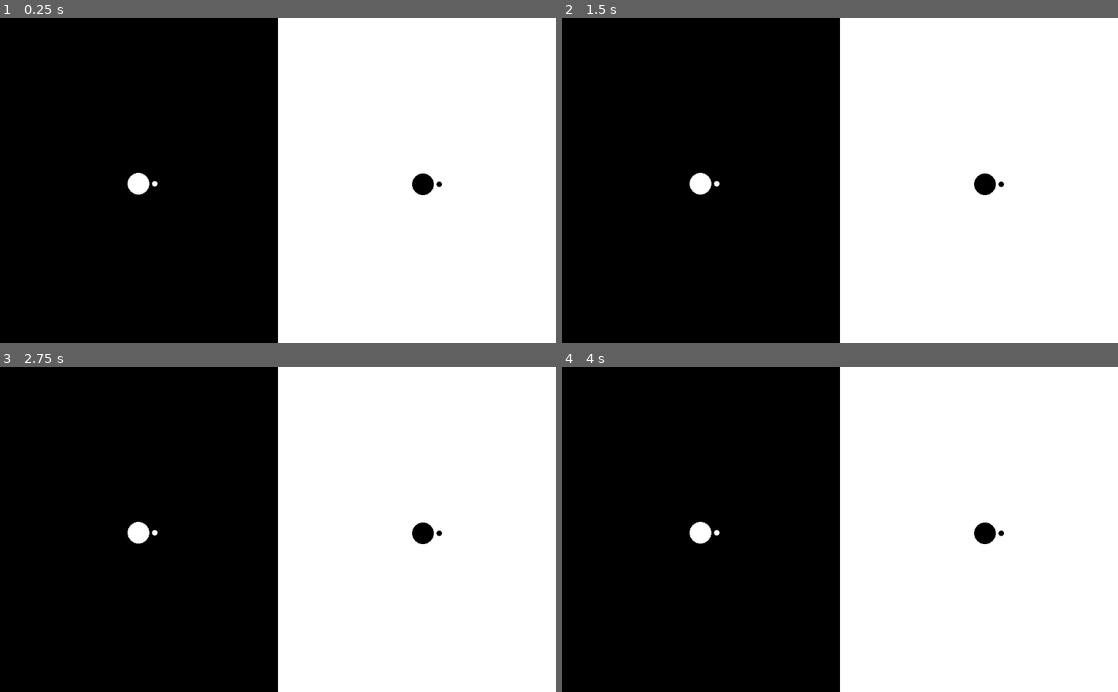
Above: before the commit, frames 1-4 (two rows, left to right).
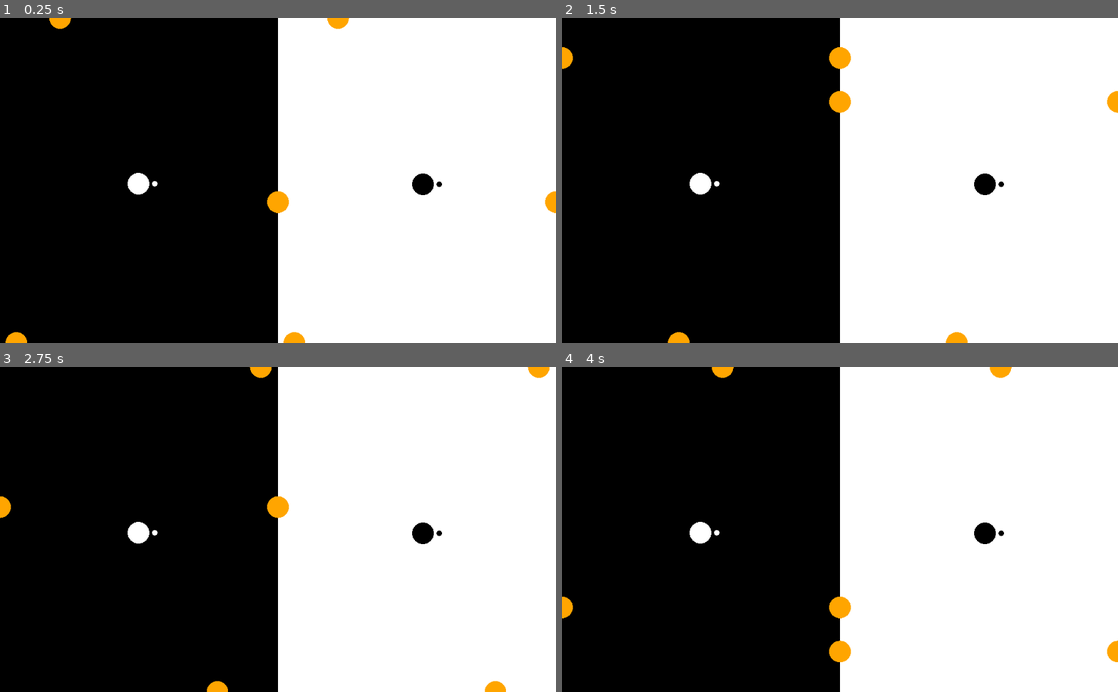
Above: after the commit, the same moments.

Repository: doctor-g/GGJ22
Game: Godot game, scene res://World/World.tscn
The game is run twice, just before and just after one commit, with the same random seed, the same clock (stepped at 60 frames per second) and the same inputs.
Inputs:
- Up to frame 1 (0.25 s): no input
- Up to frame 2 (1.5 s): no input
- Up to frame 3 (2.75 s): no input
- Up to frame 4 (4 s): no input

The runs differ from the first frame. In frame 1, 0.7% of the frame differs, in the area x 1-100%, y 0-100%; in frame 2, 0.9%; in frame 3, 0.7%; in frame 4, 0.9%, in the area x 0-100%, y 0-91%.

Commit message:
Create sparks
They can be shot, but shooting them only frees them; they don't do
anything more interesting yet.

Diff:
--- /dev/null
+++ b/project/Spark/Spark.gd
@@ -0,0 +1,21 @@
+extends PathFollow2D
+
+const UNIT_PER_SECOND := 0.2
+
+
+func _draw():
+	draw_circle(Vector2.ZERO, $Area2D/CollisionShape2D.shape.radius, Color.orange)
+
+
+func _process(delta):
+	unit_offset += UNIT_PER_SECOND * delta
+
+
+func damage():
+	queue_free()
+
+
+# If a body enters this, then by the masking policy, it should have been a
+# projectile
+func _on_Area2D_body_entered(_body):
+	damage()
--- /dev/null
+++ b/project/Spark/Spark.tscn
@@ -0,0 +1,18 @@
+[gd_scene load_steps=3 format=2]
+
+[ext_resource path="res://Spark/Spark.gd" type="Script" id=1]
+
+[sub_resource type="CircleShape2D" id=1]
+radius = 20.0
+
+[node name="Spark" type="PathFollow2D"]
+script = ExtResource( 1 )
+
+[node name="Area2D" type="Area2D" parent="."]
+collision_layer = 0
+collision_mask = 12
+
+[node name="CollisionShape2D" type="CollisionShape2D" parent="Area2D"]
+shape = SubResource( 1 )
+
+[connection signal="body_entered" from="Area2D" to="." method="_on_Area2D_body_entered"]
--- /dev/null
+++ b/project/World/SparkPath.gd
@@ -0,0 +1,18 @@
+extends Path2D
+
+const SIZE := Vector2(1024/2,600)
+const POINTS := [
+		Vector2.ZERO,
+		Vector2(SIZE.x, 0),
+		Vector2(SIZE.x, SIZE.y),
+		Vector2(0, SIZE.y)
+	]
+
+
+func _ready():
+	curve.clear_points()
+	for point in POINTS:
+		curve.add_point(point)
+
+	# Close curve
+	curve.add_point(POINTS[0])
--- a/project/World/World.gd
+++ b/project/World/World.gd
@@ -1,4 +1,21 @@
 extends Node2D
+
+const SPARK := preload("res://Spark/Spark.tscn")
+const NUM_SPARKS := 3
+
+
+func _ready():
+	for i in NUM_SPARKS:
+		var percent_along = float(i)/NUM_SPARKS
+
+		var left = SPARK.instance()
+		$LeftSparkPath.add_child(left)
+		left.unit_offset = percent_along
+
+		var right = SPARK.instance()
+		$RightSparkPath.add_child(right)
+		right.unit_offset = percent_along
+
 
 
 func _on_Player1_death():
--- a/project/World/World.tscn
+++ b/project/World/World.tscn
@@ -1,8 +1,9 @@
-[gd_scene load_steps=4 format=2]
+[gd_scene load_steps=5 format=2]
 
 [ext_resource path="res://World/World.gd" type="Script" id=1]
 [ext_resource path="res://Player/Player.tscn" type="PackedScene" id=2]
 [ext_resource path="res://World/ZoneBounds.tscn" type="PackedScene" id=3]
+[ext_resource path="res://World/SparkPath.gd" type="Script" id=4]
 
 [node name="World" type="Node2D"]
 script = ExtResource( 1 )
@@ -42,6 +43,13 @@
 collision_mask = 0
 player_index = 1
 
+[node name="LeftSparkPath" type="Path2D" parent="."]
+script = ExtResource( 4 )
+
+[node name="RightSparkPath" type="Path2D" parent="."]
+position = Vector2( 512, 0 )
+script = ExtResource( 4 )
+
 [connection signal="death" from="LeftZone/Player1" to="." method="_on_Player1_death"]
 [connection signal="death" from="RightZone/Player2" to="." method="_on_Player2_death"]
 
